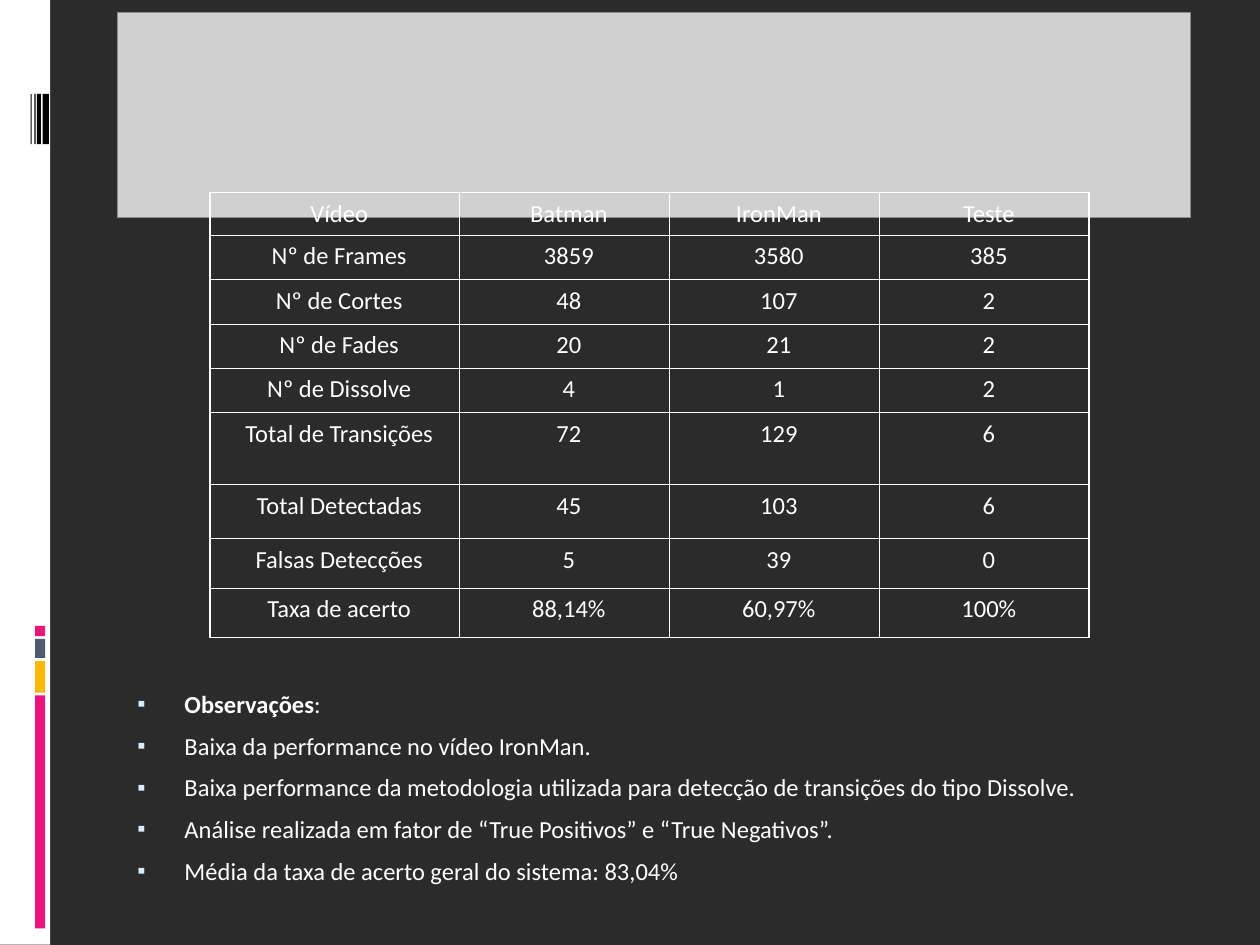
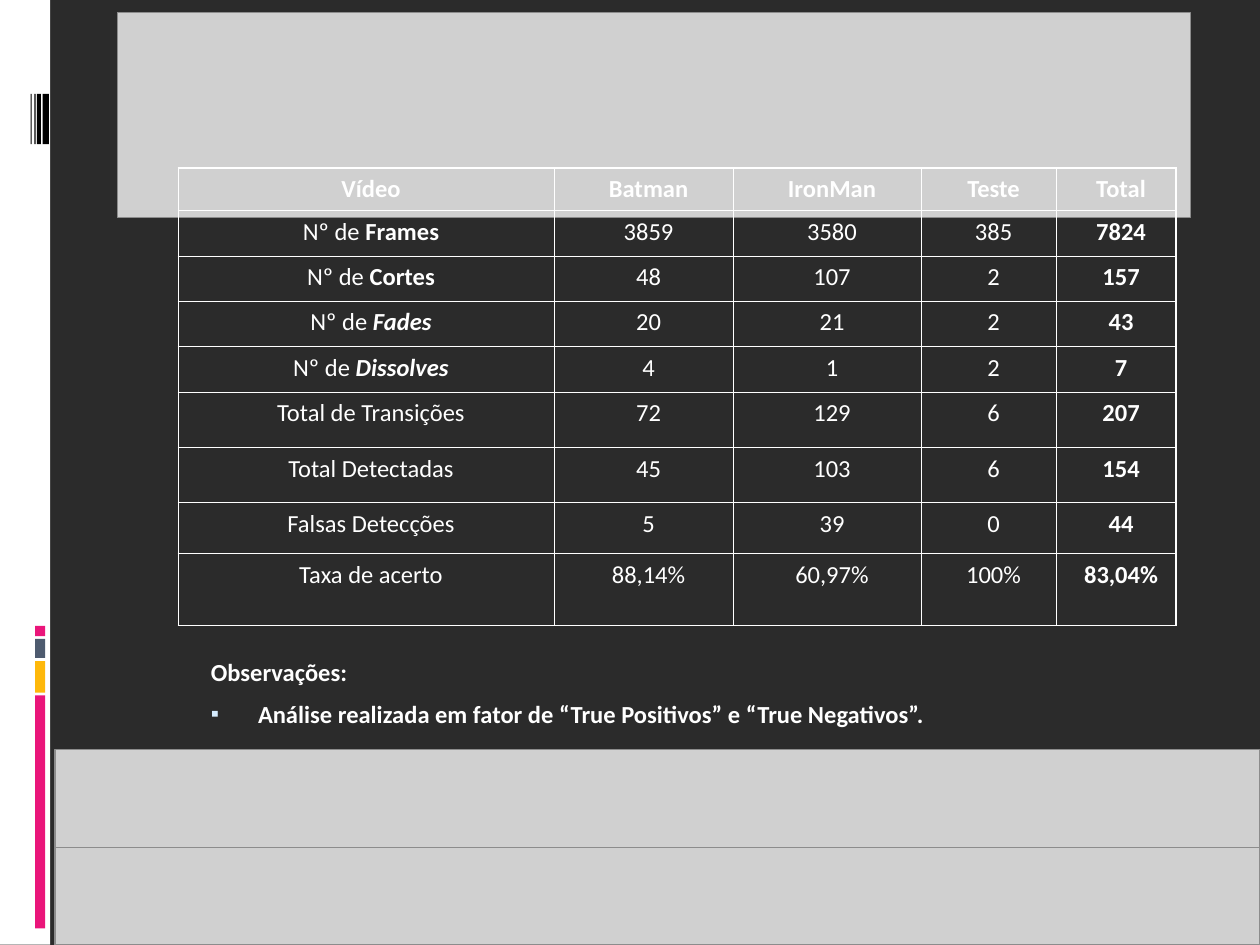
Before and after one commit to fabriciols/m-fit, a slide deck: slide 10 of DOCS/Apresentação/Apresentação_Final.ppt. Drawn at 1260x945 pixels with LibreOffice and Linux fonts; fonts in the diff are those of the drawing; grey boxes stand for pictures; background and template pictures are left out; a plain dark background stands for a picture behind light text. Boxes give left, top, right and bottom in pixels: in the first picture for what was removed or moved away, otherwise in the second. Text is boxed around its words. In the diff, an @@ line names an element or a change of style, - is before the commit and + after.

Commit message:
Conclusão. Precisa só dar uma desculpa de pq o dissolve não funcionou bem. Falar que foi o ivan e o maurício que fez pode ser uma idéia :D

```diff
--- a/DOCS/Apresentação/Apresentação_Final.ppt
+++ b/DOCS/Apresentação/Apresentação_Final.ppt
@@ table at [179, 168, 1178, 625] @@
-column 1, row 5: Nº de Dissolve
+column 1, row 5: Nº de Dissolves
+column 5: Total | 7824 | 157 | 43 | 7 | 207 | 154 | 44 | 83,04%
@@ table: place and size @@
-table at [210, 193, 1091, 651]
+table at [179, 168, 1178, 625]
@@ text "Observações:": place and size @@
-text "Observações:" at [184, 695, 1075, 885]
+text "Observações:" at [211, 663, 923, 727]
@@ text "Observações:" at [211, 663, 923, 727]: bold on in "Observações:", "Análise realizada em fator de “True Positivos” ..."; bullet ▪ to none @@
@@ text at [184, 738, 1075, 801]: paragraphs removed @@
-▪ Baixa da performance no vídeo IronMan.
-▪ Baixa performance da metodologia utilizada para detecção de transições do tipo Dissolve.
@@ picture added at [55, 750, 1260, 848] @@
@@ picture added at [55, 848, 1260, 945] @@
@@ text at [184, 863, 678, 885]: paragraph removed @@
-▪ Média da taxa de acerto geral do sistema: 83,04%
```
Also in this commit, not shown: 1 slide added, 1 slide removed.
